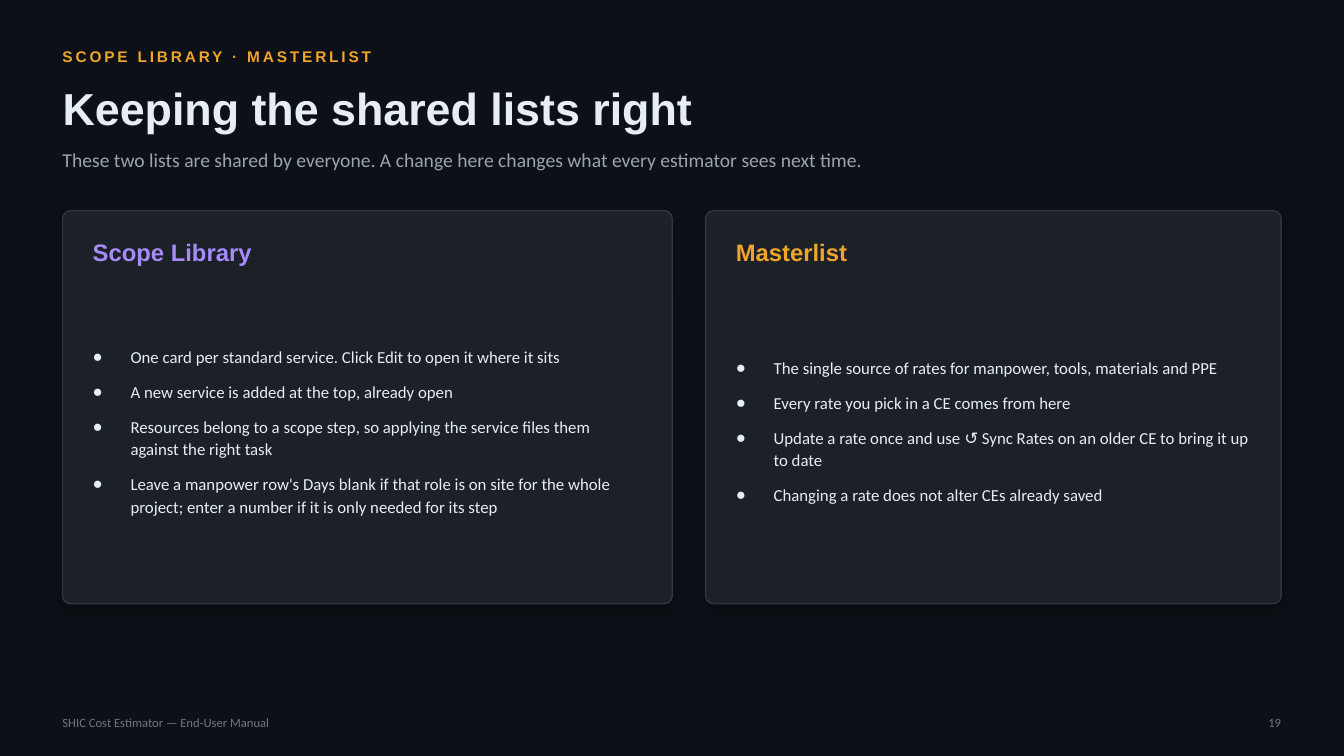
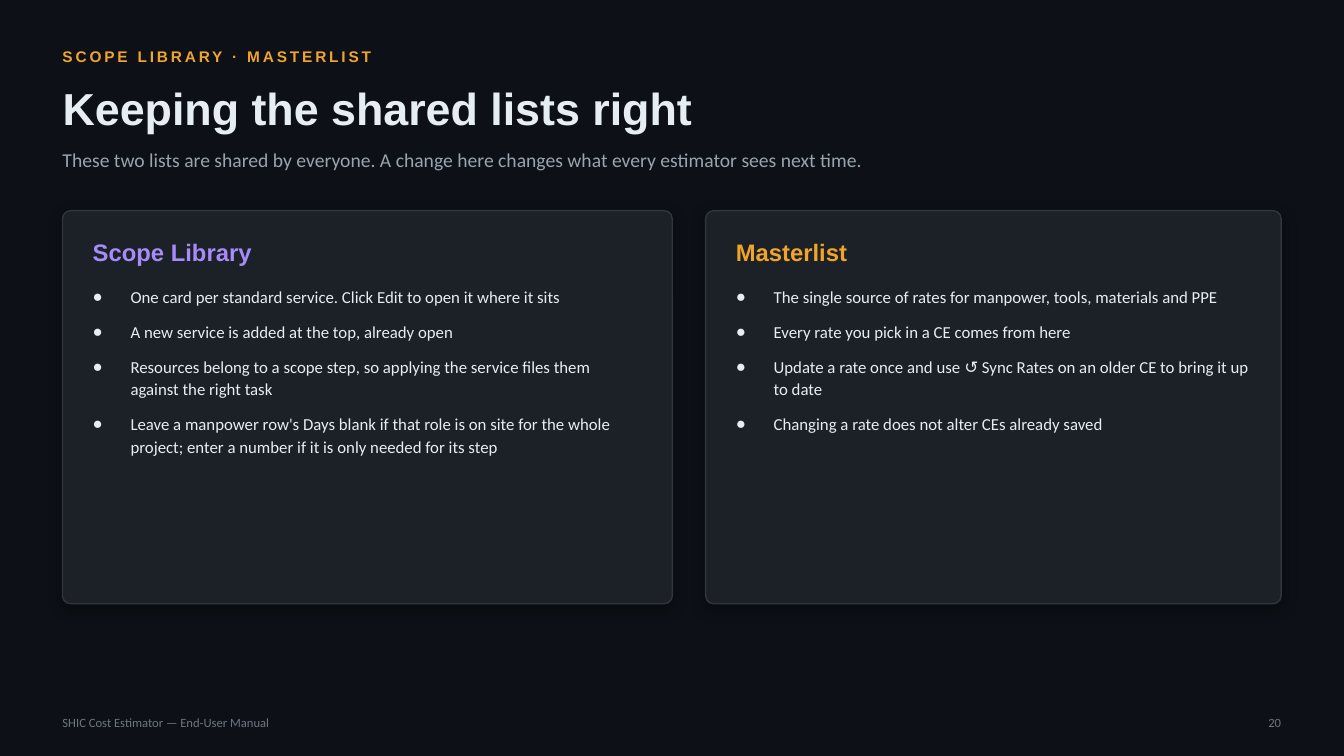
Before and after one commit to SYNERCORE/CostEstimation, a slide deck: slide 20 of docs/SHIC-Cost-Estimator-User-Manual.pptx (slide 19 before the commit). Drawn at 1344x756 pixels with LibreOffice and Linux fonts; fonts in the diff are those of the drawing. Boxes give left, top, right and bottom in pixels: in the first picture for what was removed or moved away, otherwise in the second. Text is boxed around its words. In the diff, an @@ line names an element or a change of style, - is before the commit and + after.

```diff
--- a/docs/SHIC-Cost-Estimator-User-Manual.pptx
+++ b/docs/SHIC-Cost-Estimator-User-Manual.pptx
@@ text "One card per standard service. ..." at [131, 291, 610, 456]: vertical alignment middle to top @@
@@ text "The single source of rates ..." at [774, 291, 1249, 433]: vertical alignment middle to top @@
@@ text at [1268, 719, 1281, 727]: text changed @@
-19
+20
```
Also in this commit, not shown: 14 other slides changed, 1 slide added.
